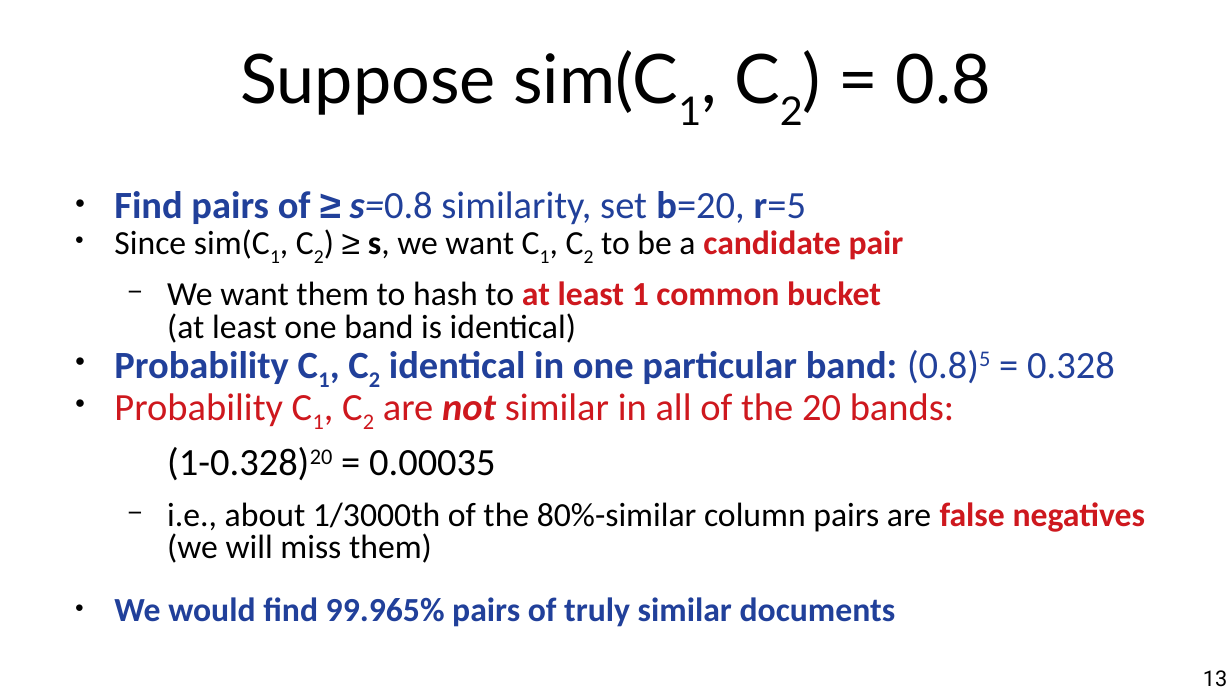
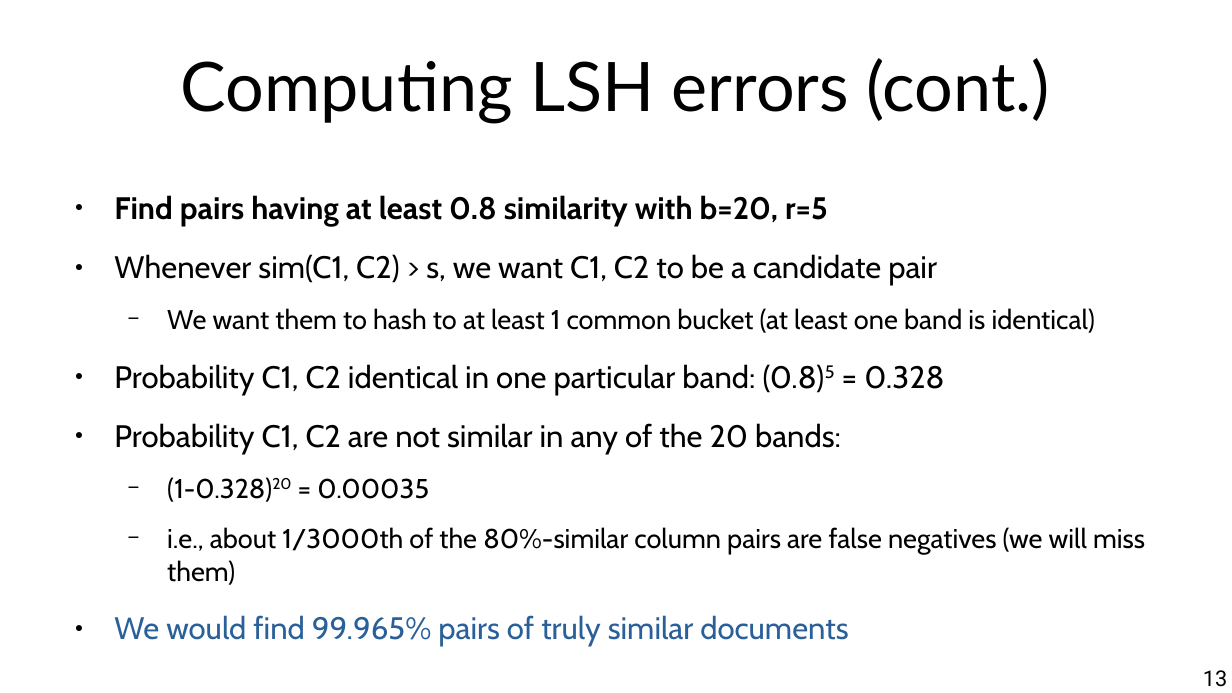
Before and after one commit to marco-calautti/data-mining-course, a slide deck: slide 13 of theory/odp/tt09_locality_sensitive_hashing.odp. Drawn at 1232x693 pixels with LibreOffice and Linux fonts; fonts in the diff are those of the drawing. Boxes give left, top, right and bottom in pixels: in the first picture for what was removed or moved away, otherwise in the second. Text is boxed around its words. In the diff, an @@ line names an element or a change of style, - is before the commit and + after.

```diff
--- a/theory/odp/tt09_locality_sensitive_hashing.odp
+++ b/theory/odp/tt09_locality_sensitive_hashing.odp
@@ title at (181, 58, 1050, 124): text changed @@
-Suppose sim(C1, C2) = 0.8
+Computing LSH errors (cont.)
@@ text at (114, 195, 937, 286): text changed; size 21.7 to 20 pt; font Calibri to Cabin; text colour #21409A to #000000 @@
-● Find pairs of ≥ s=0.8 similarity, set b=20, r=5
-● Since sim(C1, C2) ≥ s, we want C1, C2 to be a candidate pair
+● Find pairs having at least 0.8 similarity with b=20, r=5
+● Whenever sim(C1, C2) > s, we want C1, C2 to be a candidate pair
@@ text at (114, 308, 1145, 647): size 21.7 to 17.5 pt in "We want them to hash to at ...", "i.e., about 1/3000th of the 80%-similar column ..."; font Calibri to Cabin in "We want them to hash to at ...", "Probability C1, C2 identical in one particular ...", "(1-0.328)20 = 0.00035", "i.e., about 1/3000th of the 80%-similar column ..." and 1 more places; text colour #CE181E to #000000 in "at least 1 common bucket", "false negatives"; bold off in "at least 1 common bucket", "Probability C1, C2 identical in one particular ...", "false negatives", "We would find 99.965% pairs of truly ..."; size 24.8 to 20 pt, text colour #21409A to #000000 in "Probability C1, C2 identical in one particular ..."; now on the baseline in "C1, C2"; now superscript in "(0.8)5", "(1-0.328)20"; size 24.8 to 17.5 pt in "(1-0.328)20 = 0.00035"; size 21.7 to 20 pt, text colour #21409A to #2A6099 in "We would find 99.965% pairs of truly ..."; line spacing 0.8 to 1; more space between paragraphs; bullet none to − @@
@@ text at (114, 423, 841, 455): text changed; size 24.8 to 20 pt; font Calibri to Cabin; text colour #CE181E to #000000 @@
-● Probability C1, C2 are not similar in all of the 20 bands:
+● Probability C1, C2 are not similar in any of the 20 bands:
```
Also in this commit, not shown: 8 other slides changed, 3 other files.
